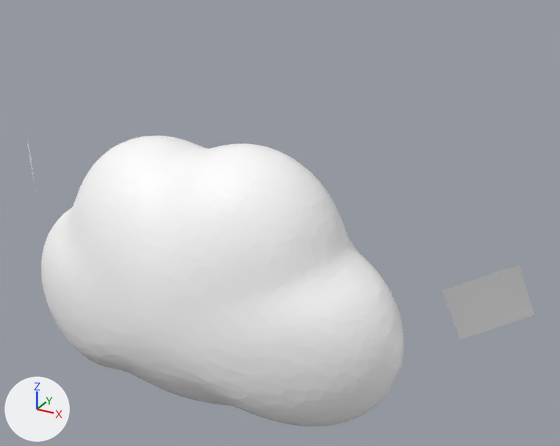
Two versions of the glTF model assets/hall-packaging/cloud.glb, one commit apart.
Rendered twice from a 50 mm camera at (2.02, -3.41, 1.73) aimed at (0.33, -0.33, 0.18). Lighting does not change. The marker at lower left points along +X, +Y and +Z. The picture after the commit comes second. Where no turn or scale is listed for an object, it has been applied to the vertices.

In view in the first picture: 'sticker-0', 'sticker-1', 'toy'.
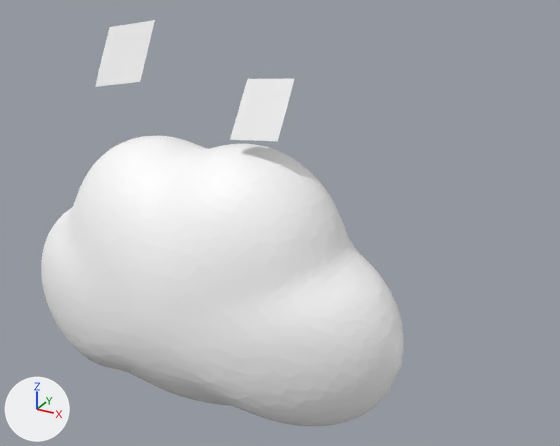
Location of each change, (x1, y1, x2, y2) in pixels of the pictures (560 x 446 px):
'sticker-0', reshaped, moved, rescaled (34% narrower, 11% shorter)
    before: (442, 265, 534, 340)
    after: (95, 20, 155, 87)
'sticker-1', reshaped, moved, rescaled
    before: (26, 134, 36, 193)
    after: (230, 79, 294, 141)

The change, as a list of edits to the scene's bpy script:
```text
Change me_sticker_0:
    used by ob_sticker_0; location = (1.379, -0.297, 0.004); scale = (0.176, 0.176, 0.176)
    remove me_sticker_0.from_pydata(...)  # 289 vertices, 512 faces; spans x -1.0..1.0, y -0.88..0.88, z -1.0..1.0
    add me_sticker_0.from_pydata(...)  # 289 vertices, 512 faces; spans x -1.0..1.0, y -0.78..0.78, z -1.0..1.0
    me_sticker_0 part 1: 289 of 289 vertices moved; they spanned x -1.0..1.0, y -0.88..0.88, z -1.0..1.0 and now span x -1.0..1.0, y -0.78..0.78, z -1.0..1.0; mean shift (0.0, -0.03, 0.0)
Change me_sticker_1:
    used by ob_sticker_1; location = (-1.352, -0.318, 0.215); scale = (0.155, 0.155, 0.155)
    remove me_sticker_1.from_pydata(...)  # 289 vertices, 512 faces; spans x -1.0..1.0, y -0.87..0.87, z -1.0..1.0
    add me_sticker_1.from_pydata(...)  # 289 vertices, 512 faces; spans x -1.0..1.0, y -0.85..0.85, z -1.0..1.0
    me_sticker_1 part 2: the whole mesh is multiplied about its middle by the matrix ((1.058, 0.001, -0.446), (0.302, -0.1, 0.894), (0.446, 0.0, 1.057))
Change ob_sticker_0:
    ob_sticker_0.location: (1.379, -0.297, 0.004) -> (-0.525, -0.38, 0.946)
    ob_sticker_0.scale: (0.176, 0.176, 0.176) -> (0.154, 0.154, 0.154)
Change ob_sticker_1:
    ob_sticker_1.location: (-1.352, -0.318, 0.215) -> (0.334, -0.502, 0.804)
    ob_sticker_1.scale: (0.155, 0.155, 0.155) -> (0.127, 0.127, 0.127)
```
